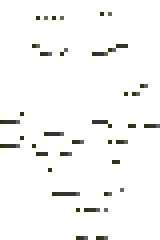
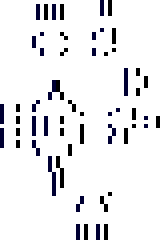
Layered file, before and after one edit (160 × 240). Changes by layer:
hid group "Walls" (6 layers) over [0, 0, 160, 240]
showed group "Almenas" (2 layers) over [0, 0, 160, 240]
painted on "Almenas_H" over [44, 116, 64, 136]
